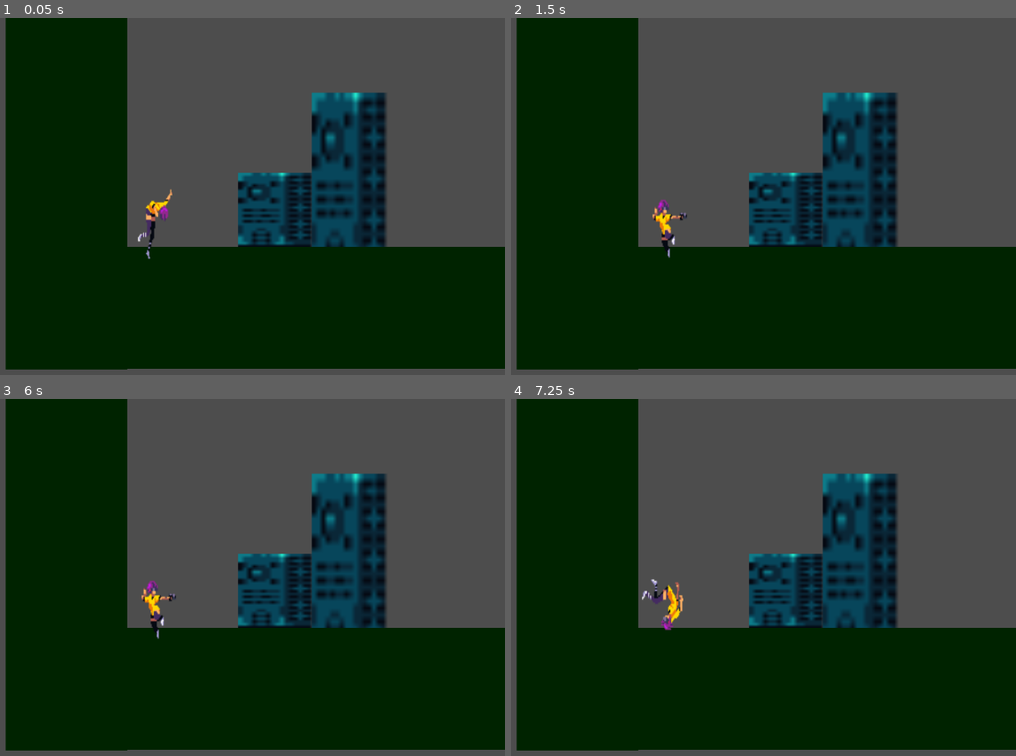
Above: before the commit, frames 1-4 (two rows, left to right).
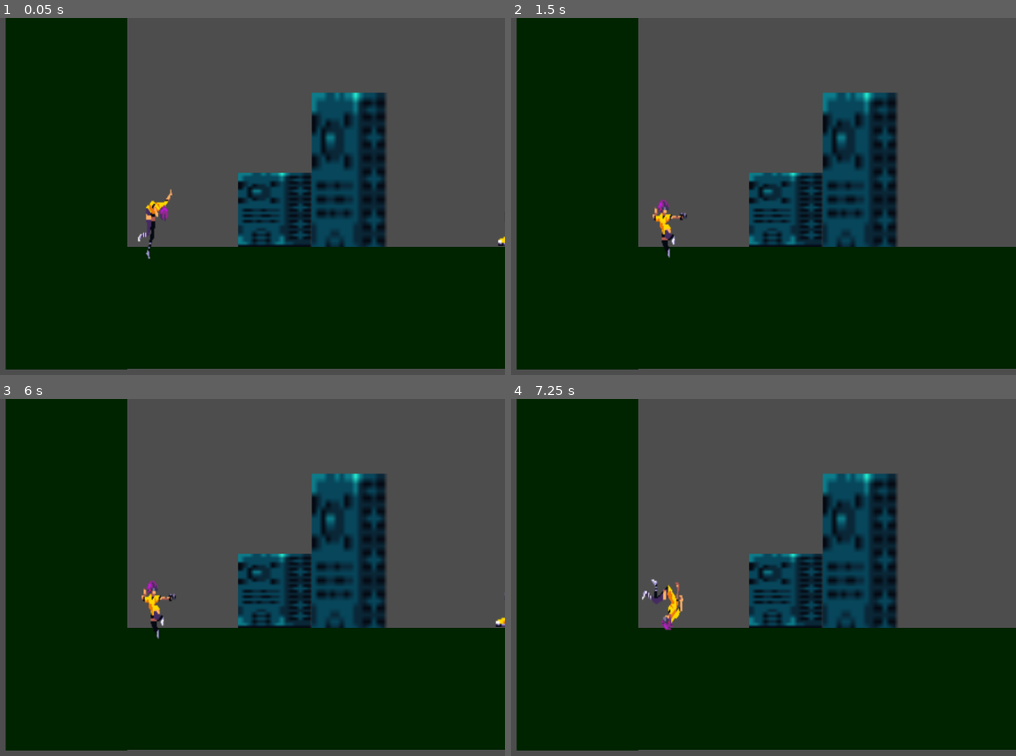
Above: after the commit, the same moments.

Repository: Aditya-Verma251/adivitiya-game
Game: Godot game, scene res://src/level_0.tscn
Two runs of this game, one before a commit and one after it. Both use one fixed random seed, a clock stepped at 60 frames per second and the inputs below.
Inputs:
- Up to frame 1 (0.05 s): no input
- Up to frame 2 (1.5 s): tap ` (nlevel) at 0.6 s; tap Z (jump) at 0.77 s; tap Left (larrow) at 1.35 s
- Up to frame 3 (6 s): tap Z (jump) at 1.52, 3.02, 3.77, 4.52 s; tap ` (nlevel) at 1.55, 2.1, 3.05, 3.8, 4.35, 5.3, 5.85 s; tap Right (rarrow) at 2.85 s; tap C (special) at 3.6 s; tap Left (larrow) at 5.1 s
- Up to frame 4 (7.25 s): tap Z (jump) at 6.02, 6.77 s; tap Right (rarrow) at 6.6 s; tap ` (nlevel) at 6.8 s

The runs differ from the first frame. In frame 1, less than 0.1% of the frame differs, in the area x 98-100%, y 61-64%; in frame 2, nothing differs; in frame 3, less than 0.1%; in frame 4, nothing differs.
Error before the commit: Parse Error: Expected indented block after "if" block. (res://src/level_0.gd:12)

Commit message:
made lev_1

Diff:
--- a/src/enemy_1.gd
+++ b/src/enemy_1.gd
@@ -1,21 +1,26 @@
 extends CharacterBody2D
 
+
+signal damage(damage:float)
+
+@export var dmg = 40
 @export var speed = 400.0
 @export var moveRight = true
 @export var time :float
 @export var starting : int
+
 func _ready() -> void:
 	$TimePeriod.one_shot = false
 	$TimePeriod.wait_time = time
 	if moveRight:
 		speed = -speed
-	$Sprite2D.flip_h = not$Sprite2D.flip_h
+	$Sprite2D.flip_h = not $Sprite2D.flip_h
 	#position.x = starting
 
-func _process(delta: float) -> void:
+func _process(_delta: float) -> void:
 	pass
 
-func _physics_process(delta: float) -> void:
+func _physics_process(_delta: float) -> void:
 	velocity.x = speed
 	move_and_slide()
 
@@ -24,3 +29,10 @@
 func _on_time_period_timeout() -> void:
 	speed = -speed
 	$Sprite2D.flip_h = not$Sprite2D.flip_h
+
+
+
+
+func _on_area_2d_body_entered(body: Node2D) -> void:
+	if body.name == "Player":
+		damage.emit(dmg) # Replace with function body.
--- a/src/enemy_1.tscn
+++ b/src/enemy_1.tscn
@@ -22,4 +22,12 @@
 wait_time = 0.001
 autostart = true
 
+[node name="Area2D" type="Area2D" parent="."]
+
+[node name="CollisionShape2D2" type="CollisionShape2D" parent="Area2D"]
+position = Vector2(5.96046e-08, 0.204778)
+scale = Vector2(1.59635, 0.0423831)
+shape = SubResource("RectangleShape2D_py4il")
+
 [connection signal="timeout" from="TimePeriod" to="." method="_on_time_period_timeout"]
+[connection signal="body_entered" from="Area2D" to="." method="_on_area_2d_body_entered"]
--- a/src/level_0.gd
+++ b/src/level_0.gd
@@ -1,14 +1,16 @@
 extends Node2D
 
 var player
+
+func glitchCutscene() -> void:
+	pass
 
 func _ready() -> void:
 	player = preload("res://src/player.tscn")
 	$Player._on_main_mpu()
 
 
-
 func _on_glitch_trigger_body_entered(body: Node2D) -> void:
 	if body.name == "Player":
-
+		glitchCutscene()
 	pass # Replace with function body.
--- a/src/level_0.tscn
+++ b/src/level_0.tscn
@@ -1,9 +1,10 @@
-[gd_scene load_steps=6 format=3 uid="uid://dpjx6aasnjny5"]
+[gd_scene load_steps=7 format=3 uid="uid://dpjx6aasnjny5"]
 
 [ext_resource type="Script" path="res://src/level_0.gd" id="1_y8mqm"]
 [ext_resource type="PackedScene" uid="uid://dxk4oe10ae270" path="res://src/building.tscn" id="2_nlqqs"]
 [ext_resource type="PackedScene" uid="uid://b16m7yxcmaokp" path="res://src/floor.tscn" id="3_jgosb"]
 [ext_resource type="PackedScene" uid="uid://cqiyvpwmi2l68" path="res://src/player.tscn" id="4_rarc7"]
+[ext_resource type="PackedScene" uid="uid://cl23mivb2a63y" path="res://src/enemy_1.tscn" id="5_mnp3c"]
 
 [sub_resource type="RectangleShape2D" id="RectangleShape2D_uqxre"]
 
@@ -32,7 +33,7 @@
 position = Vector2(3408, 0)
 
 [node name="Floor4" parent="." instance=ExtResource("3_jgosb")]
-position = Vector2(6848, 0)
+position = Vector2(6834, 0)
 
 [node name="Player" parent="." instance=ExtResource("4_rarc7")]
 position = Vector2(-1586, 260)
@@ -44,3 +45,9 @@
 position = Vector2(0, -641)
 scale = Vector2(7.84, 167.492)
 shape = SubResource("RectangleShape2D_uqxre")
+
+[node name="Enemy1" parent="." instance=ExtResource("5_mnp3c")]
+position = Vector2(-388, 300)
+time = 3.0
+
+[connection signal="damage" from="Enemy1" to="Player" method="_on_damage"]
--- /dev/null
+++ b/src/level_1.tscn
@@ -0,0 +1,11 @@
+[gd_scene load_steps=2 format=3 uid="uid://rlewiy0lq4ec"]
+
+[ext_resource type="PackedScene" uid="uid://b16m7yxcmaokp" path="res://src/floor.tscn" id="1_vefor"]
+
+[node name="Level1" type="Node2D"]
+
+[node name="Floor" parent="." instance=ExtResource("1_vefor")]
+
+[node name="Platform" type="StaticBody2D" parent="."]
+
+[node name="Sprite2D" type="Sprite2D" parent="Platform"]
--- a/src/player.gd
+++ b/src/player.gd
@@ -1,6 +1,6 @@
 extends CharacterBody2D
 
-@export var health : float
+@export var health : float = 100.0
 @export var g = Vector2(0, 98)
 @export var ospeed = 300.0
 @export var max_speed = 1000.0
@@ -8,7 +8,7 @@
 @export var jt = 1.0
 @export var acc = 0.0
 @export var jump_velocity = -400.0
-static var isInputFixed = false
+static var isInputFixed = true
 
 func _ready() -> void:
 	$CollisionShape2D/AnimatedSprite2D.play()
@@ -53,3 +53,12 @@
 
 func _on_change_gravity(grav : Vector2) -> void:
 	g = grav
+
+func _on_damage(damage: float) -> void:
+	health -= damage
+	print("damage taken")
+	if health < 0:
+		gameOver() # Replace with function body.
+
+func gameOver() -> void:
+	pass
--- /dev/null
+++ b/src/ui.tscn
@@ -0,0 +1,17 @@
+[gd_scene format=3 uid="uid://byn2ri7okehvj"]
+
+[node name="UI" type="CanvasLayer"]
+
+[node name="Control" type="Control" parent="."]
+layout_mode = 3
+anchors_preset = 15
+anchor_right = 1.0
+anchor_bottom = 1.0
+grow_horizontal = 2
+grow_vertical = 2
+
+[node name="RichTextLabel" type="RichTextLabel" parent="Control"]
+layout_mode = 0
+offset_right = 40.0
+offset_bottom = 40.0
+text = "100"
